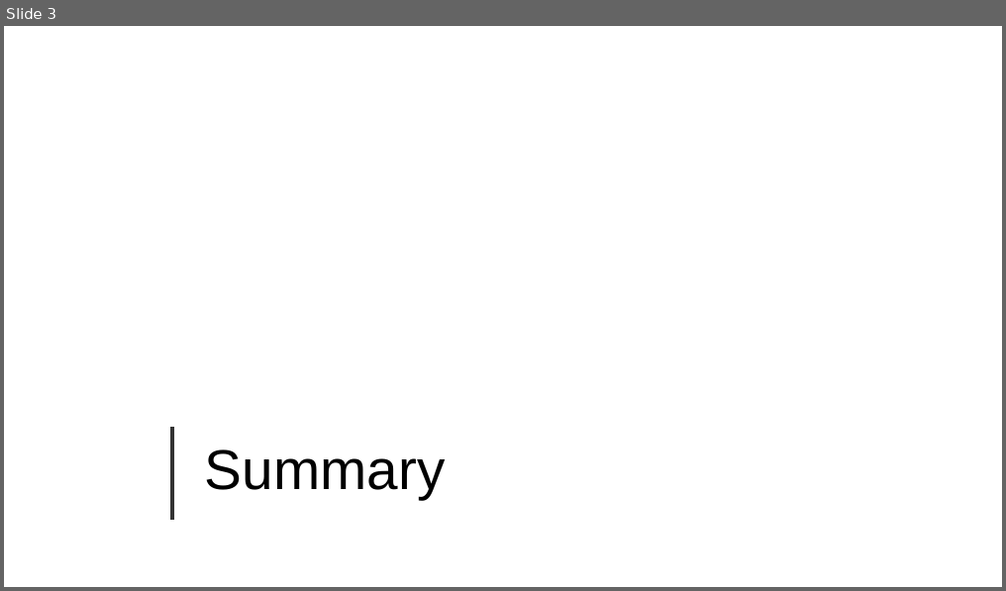
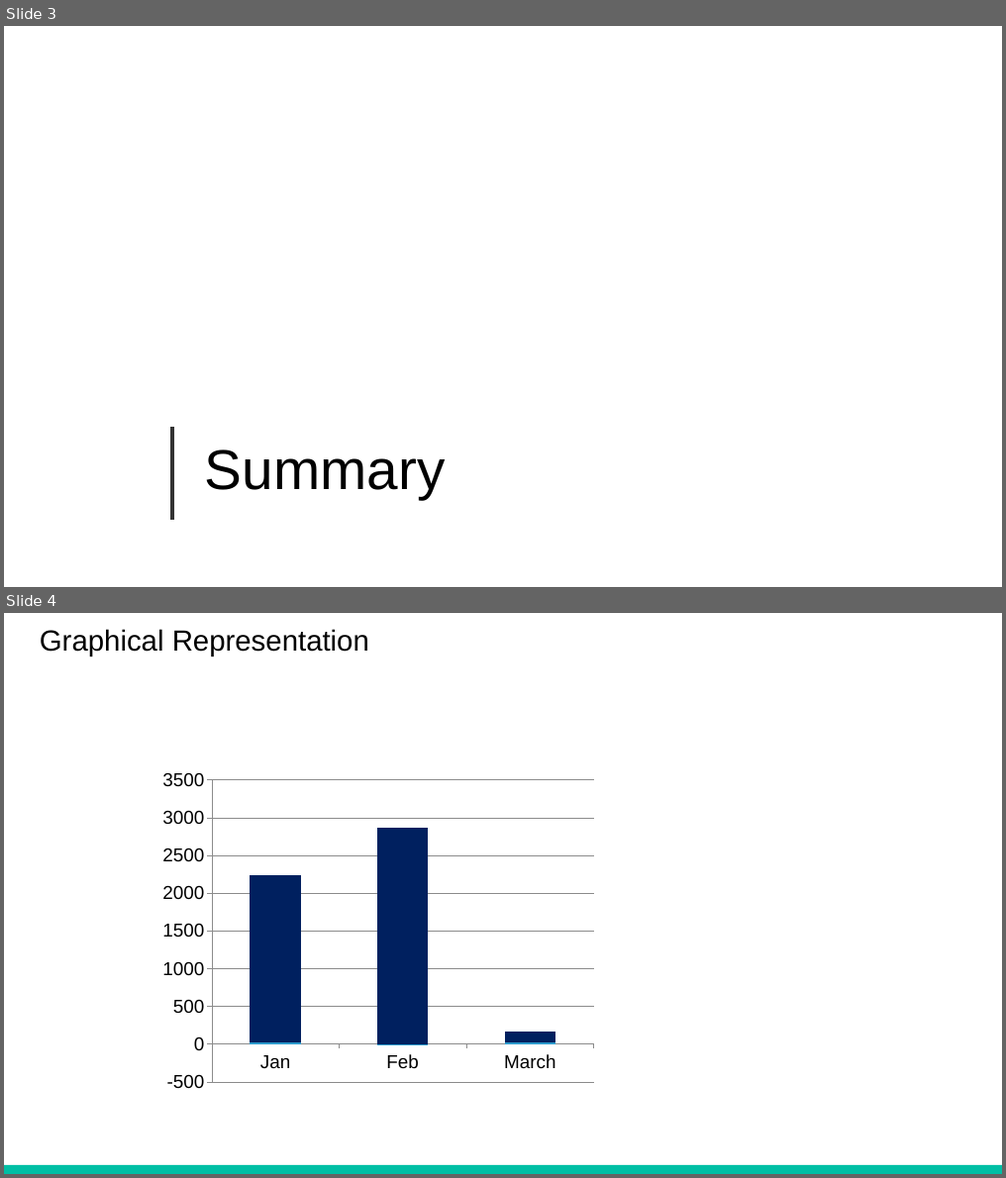
Before and after one commit to Abhinavk1243/python-learning, a slide deck: scripts/ppt_generation/test_theme.pptx. Shown one above the other, each under a label of ours: slide 3 before the commit, slides 3 and 4 after it. The pictures are 1006x591 and 1006x1178 pixels, drawn with LibreOffice and Linux fonts; fonts in the diff are those of the drawing; background and template pictures are left out. Boxes give left, top, right and bottom in pixels: in the first picture for what was removed or moved away, otherwise in the second. Text is boxed around its words. In the diff, an @@ line names an element or a change of style, - is before the commit and + after.

```diff
--- a/scripts/ppt_generation/test_theme.pptx
+++ b/scripts/ppt_generation/test_theme.pptx
@@ slide 4 added at (4,613,1002,1174), background #FFFFFF @@
@@ title added at (40,629,369,657), 28 pt, text #000000 @@
+Graphical Representation
@@ column stacked chart added at (153,762,603,1100) @@
+categories: Jan, Feb, March
+Series 1: 20, -20, 20
+Series 2: 2220, 2860, 150
@@ rectangle added at (4,1165,1002,1174), fill #00BFA5 @@
```
Also in this commit, not shown: 1 slide changed, 17 other files.
